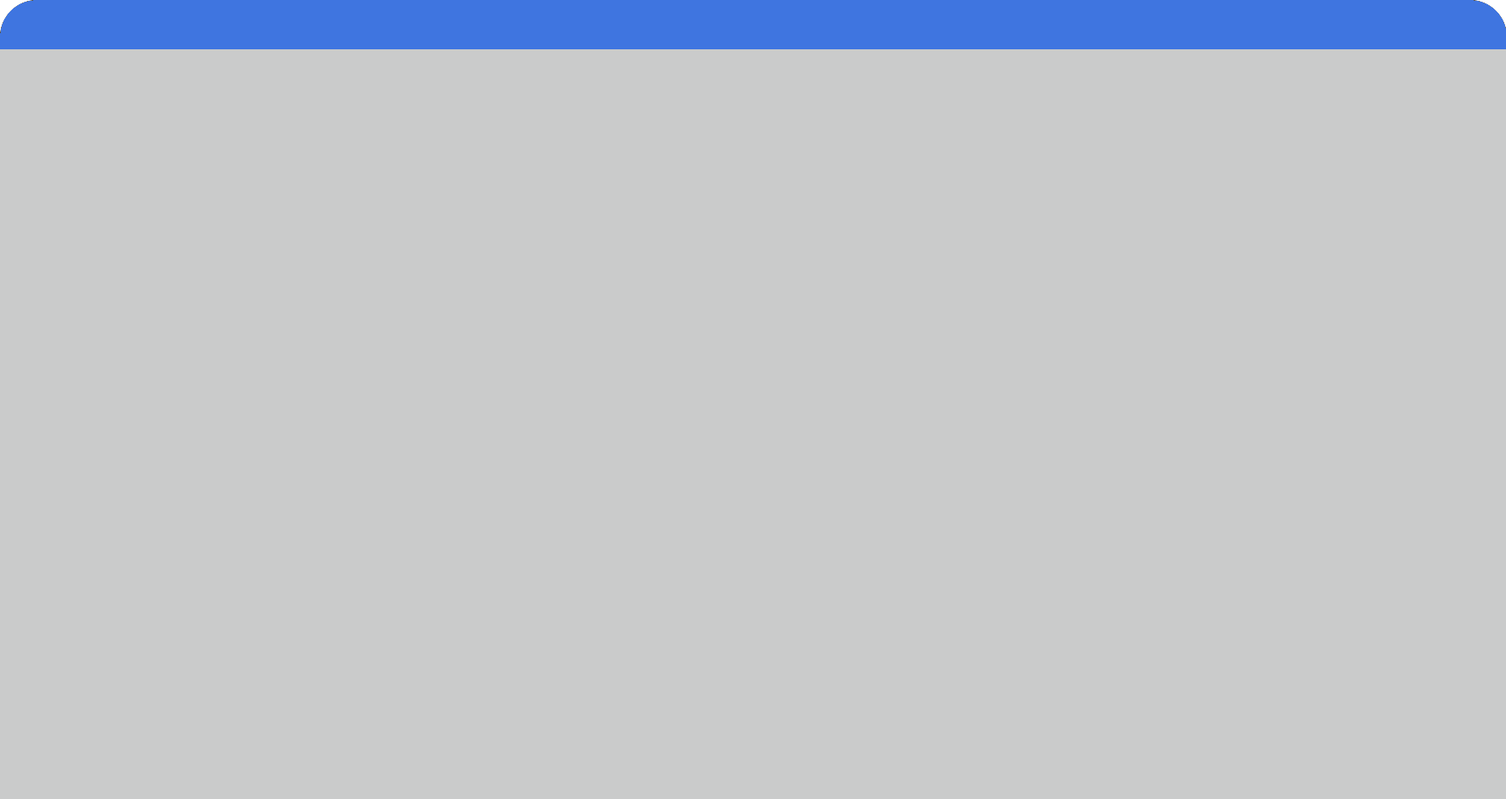
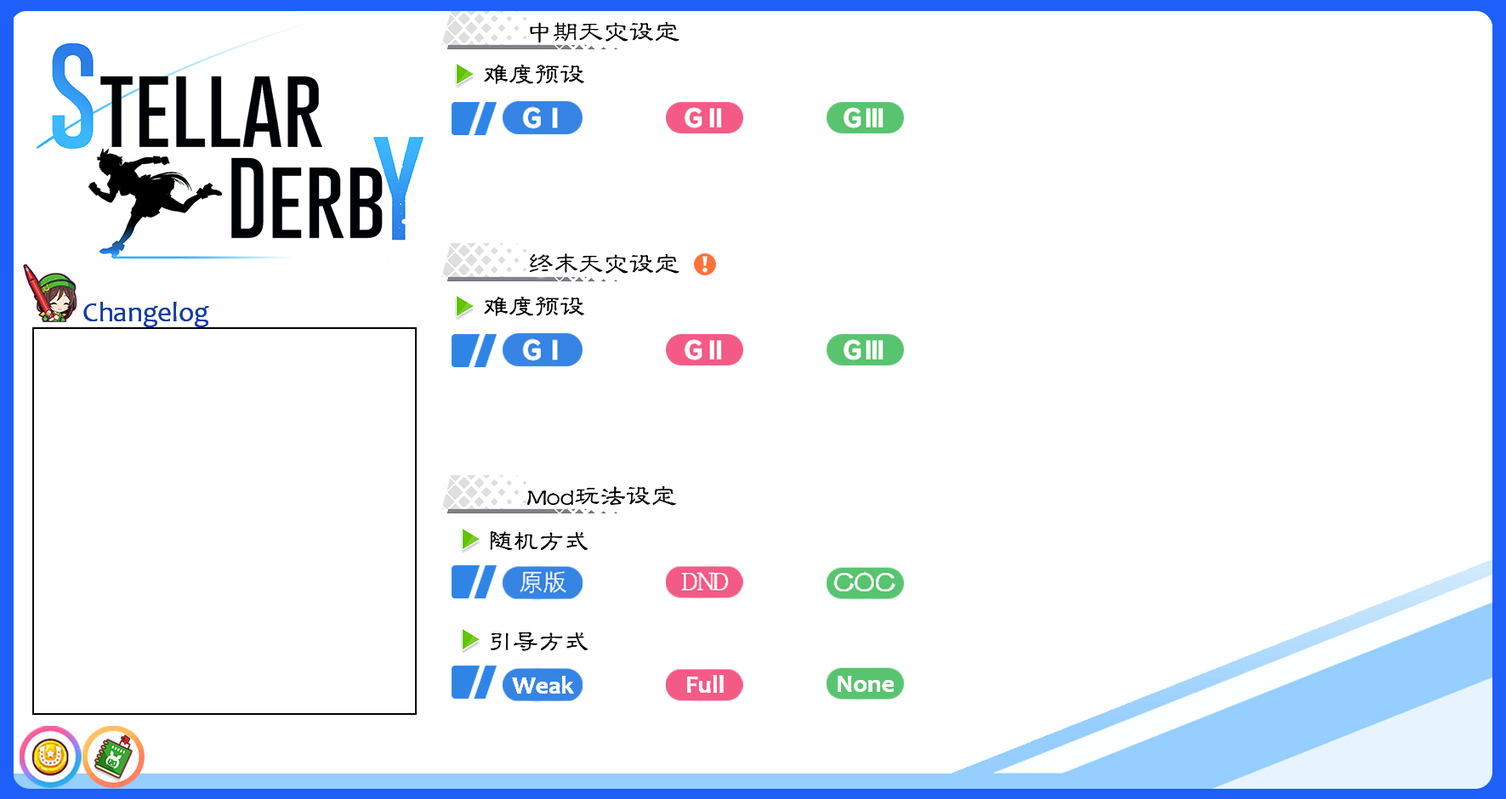
Before/after of a 1506x799 layered artwork. What changed in the layer stack:
added group "末期天灾" with 5 layers above "中期天灾" over [441, 243, 904, 430]
added layer "BG" (1st of 3, in "末期天灾") in group "末期天灾" over [441, 243, 680, 430]
added layer "G1_up" (1st of 2, in "末期天灾") in group "末期天灾" over [502, 333, 583, 367]
added group "中期天灾" with 4 layers above "左侧" over [441, 11, 904, 198]
added layer "Up_bg" in group "中期天灾" over [441, 11, 680, 198]
added group "左侧" with 4 layers above "游戏系统" over [11, 11, 445, 789]
added layer "Team" in group "左侧" over [82, 726, 145, 789]
added layer "Donate" in group "左侧" over [19, 726, 82, 789]
added layer "Changelog" in group "左侧" over [22, 264, 417, 716]
added layer "Logo" in group "左侧" over [11, 11, 445, 273]
added group "游戏系统" with 11 layers above "BG" over [441, 475, 904, 704]
added group "GG" with 4 layers in group "游戏系统" over [451, 628, 904, 704]
added layer "BG_guidence" in group "GG" over [451, 628, 588, 699]
added layer "Full" in group "GG" over [665, 664, 744, 704]
added layer "Weak" in group "GG" over [502, 664, 583, 704]
added layer "None" in group "GG" over [826, 665, 904, 704]
added group "RS" with 4 layers in group "游戏系统" over [451, 527, 904, 604]
added layer "DND" in group "RS" over [665, 561, 744, 602]
added layer "原版" in group "RS" over [502, 561, 583, 602]
added layer "COC" in group "RS" over [826, 565, 904, 604]
added layer "BG_rs" in group "RS" over [451, 527, 588, 599]
added layer "BG" (2nd of 3, in "游戏系统") in group "游戏系统" over [441, 475, 676, 514]
renamed "矩形 1" to "BG", showed it, painted on it over [0, 0, 1506, 799]
removed layer "矩形 4" over [0, 0, 1506, 799]
…and 6 more changes (6 added)
